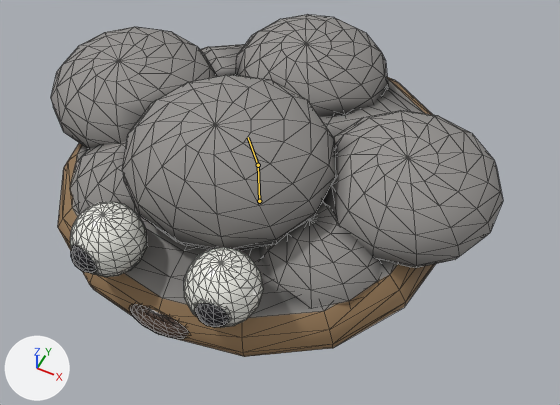
What one commit did to the glTF model public/models/kodamagumo.glb.
Camera for both pictures: a camera (50 mm lens) standing at (0.291, -0.529, 0.737) and looking at (0.041, -0.029, 0.113). The lights are fixed; the arrows at lower left show +X, +Y and +Z. The older version comes first. Both versions are drawn at frame 3 of the action 'hit'; the numbers are the values there. The bones that change, and the others that lie on the model, are drawn over the model as lines. Mesh edges are drawn as thin lines.

In view in the first picture: 'kodamagumo'.
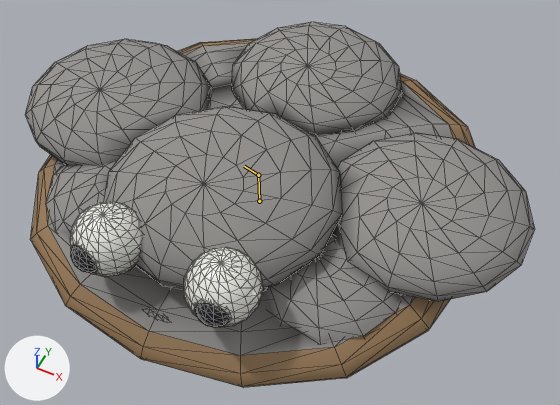
What differs and where, as boxes [x1, y1, x2, y2] in the pictures (560 x 405 px):
'kodamagumo', posed (13% wider, 6% taller): before [51, 14, 503, 357]; after [25, 22, 534, 387]
bone 'base-mid', root to tip: before (259, 201) to (258, 165); after (259, 201) to (258, 175)
bone 'mid-top', root to tip: before (258, 165) to (248, 137); after (258, 175) to (244, 166)

The edits, one by one:
Bone 'base-mid' (bone_base_mid) is rescaled from (1.22, 0.75, 1.22) to (1.4, 0.55, 1.4).
Bone 'mid-top' (bone_mid_top) turns from (12, 0, 0) to (16, 0, 0) degrees about its own x, y and z.
